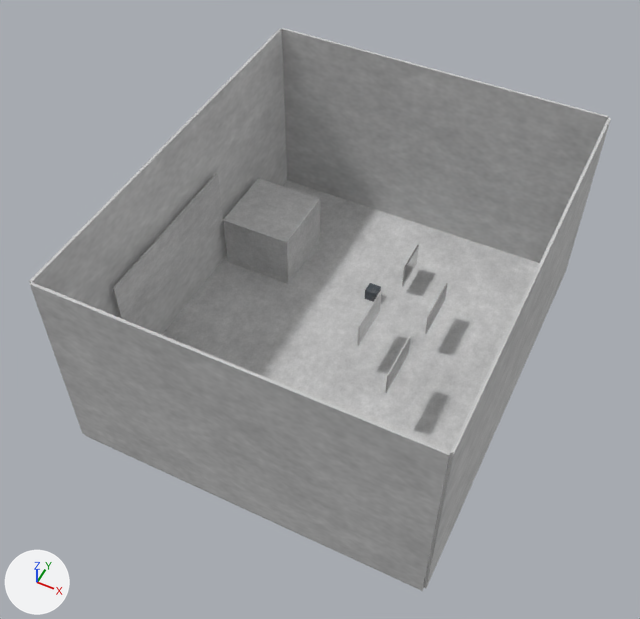
One commit to the glTF model project/Resources/Model/gltf/Stage/map01/map01.gltf: the scene before it, then after it.
The view is the same before and after, from a 50 mm lens placed at (37.4, -108.8, 110.2), pointed at (-1.8, -30.4, 12.2). The lights are fixed; the arrows at lower left show +X, +Y and +Z. The first picture is the older version.

Names of what the first picture shows: '立方体', '立方体.006', '立方体.007', '立方体.008', '立方体.009', '立方体.010', '立方体.011', '立方体.012' and 5 more.
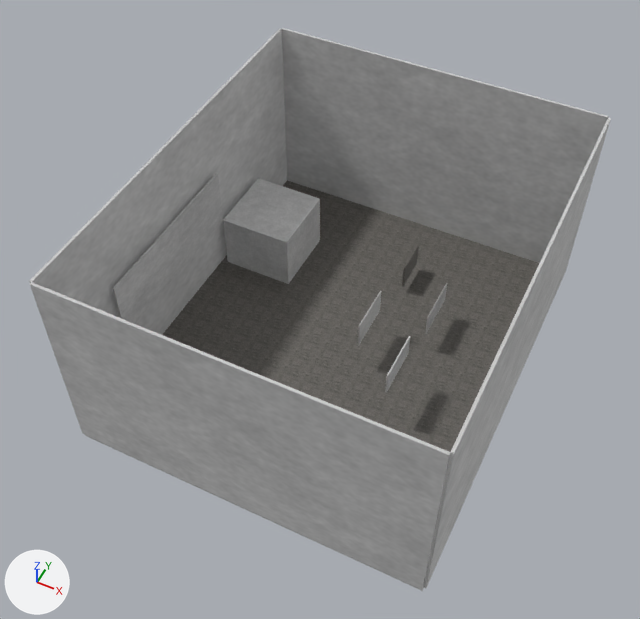
Where the change shows, as pixel boxes (x1, y1, x2, y2) in the pictures (640 x 619 px):
'立方体', recoloured (darker): (162, 180, 539, 452) in both
'立方体.012', deleted: before (365, 283, 381, 302)

The change, as a diff of the scene's bpy script:
```diff
--- a/project/Resources/Model/gltf/Stage/map01/map01.gltf.py
+++ b/project/Resources/Model/gltf/Stage/map01/map01.gltf.py
@@ img_concrete031_4k_jpg_color @@
+img_concrete031_4k_jpg_color = load_image('Concrete031_4K-JPG_Color', 'Concrete031_4K-JPG_Color.jpg', 4096, 4096, 'sRGB')
@@ mat_マテリアル_005 @@
+mat_マテリアル_005 = bpy.data.materials.new('マテリアル.005')
+# uses the picture img_concrete031_4k_jpg_color
@@ me_立方体_014 @@
 me_立方体_014.from_pydata(...)  # 8 vertices, 12 faces; spans x -27.0..27.0, y -46.0..6.0, z -2.2..0.2
-me_立方体_014.materials.append(mat_マテリアル_001)  # picture img_concrete
+me_立方体_014.materials.append(mat_マテリアル_005)
@@ ob_立方体_012 @@
-ob_立方体_012 = bpy.data.objects.new('立方体.012', me_立方体_007)
-ob_立方体_012.location = (0.0, 0.0, 0.0)
```
